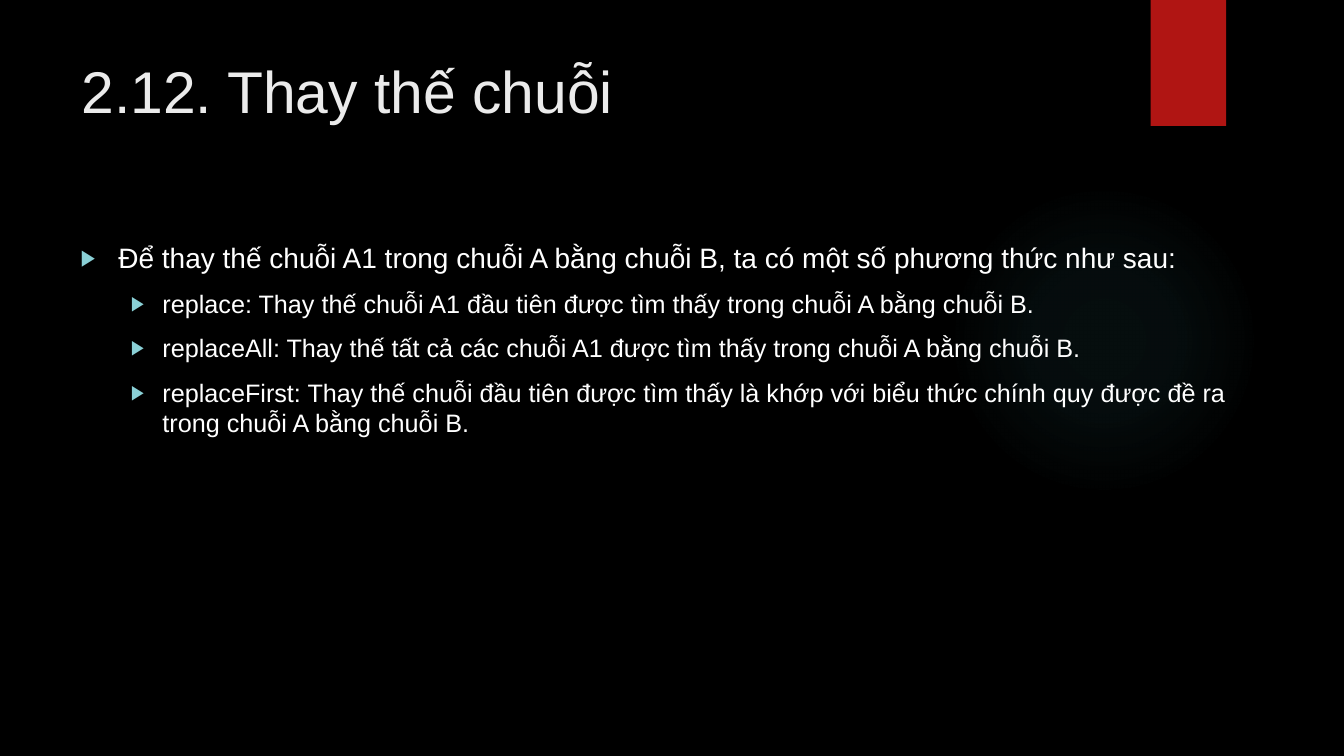
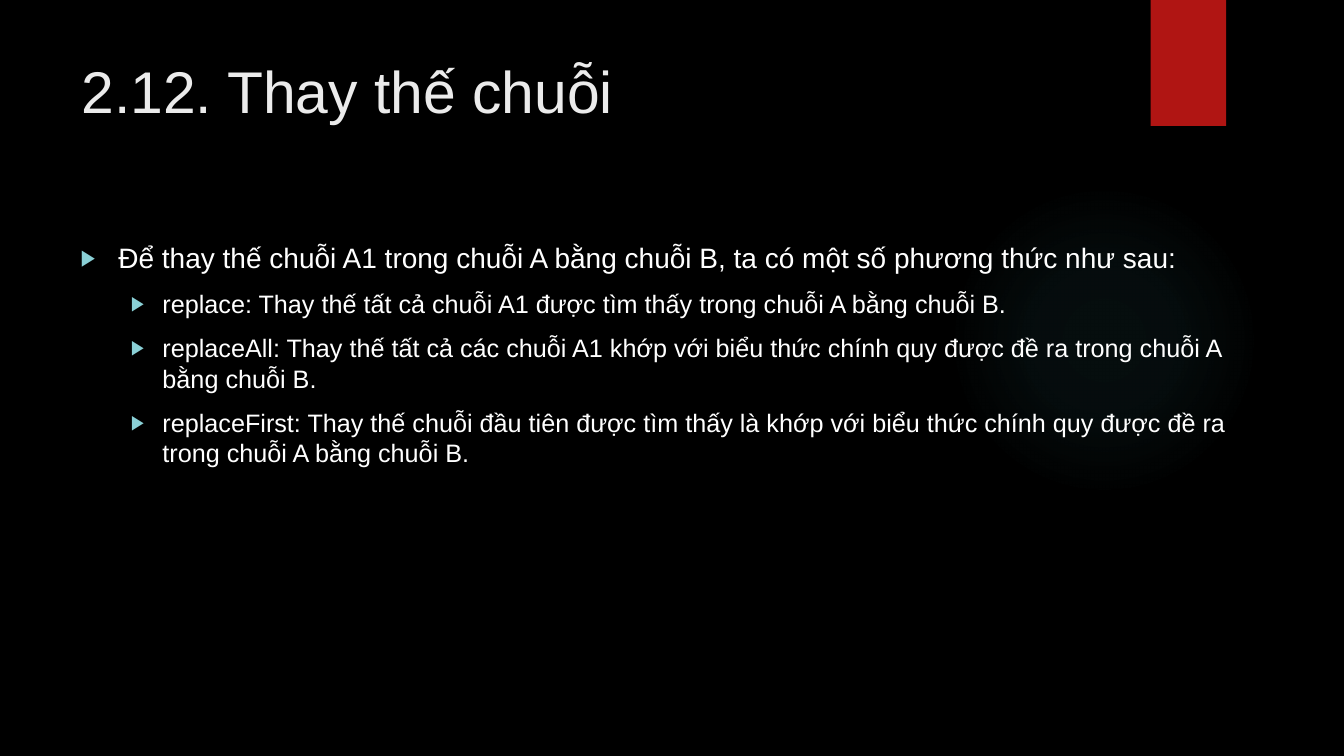
Before and after one commit to lequochai26/GDUTraining_Basic_Java_Web_Development, a slide deck: slide 24 of Slides/Day_2_2.pptx. Drawn at 1344x756 pixels with LibreOffice and Linux fonts; fonts in the diff are those of the drawing; background and template pictures are left out. Boxes give left, top, right and bottom in pixels: in the first picture for what was removed or moved away, otherwise in the second. Text is boxed around its words. In the diff, an @@ line names an element or a change of style, - is before the commit and + after.

```diff
--- a/Slides/Day_2_2.pptx
+++ b/Slides/Day_2_2.pptx
@@ text at box(162, 293, 1223, 393): text changed @@
-  ▶ replace: Thay thế chuỗi A1 đầu tiên được tìm thấy trong chuỗi A bằng chuỗi B.
-  ▶ replaceAll: Thay thế tất cả các chuỗi A1 được tìm thấy trong chuỗi A bằng chuỗi B.
+  ▶ replace: Thay thế tất cả chuỗi A1 được tìm thấy trong chuỗi A bằng chuỗi B.
+  ▶ replaceAll: Thay thế tất cả các chuỗi A1 khớp với biểu thức chính quy được đề ra trong chuỗi A bằng chuỗi B.
```
Also in this commit, not shown: 1 other slide changed, 1 slide removed.
